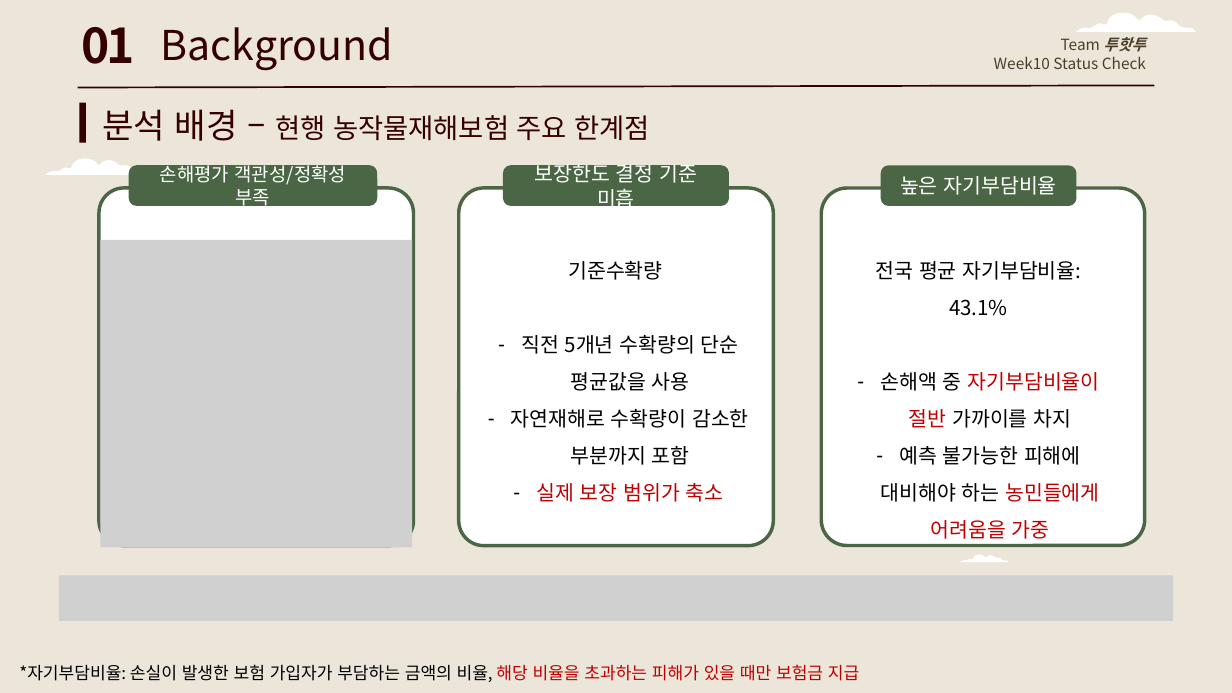
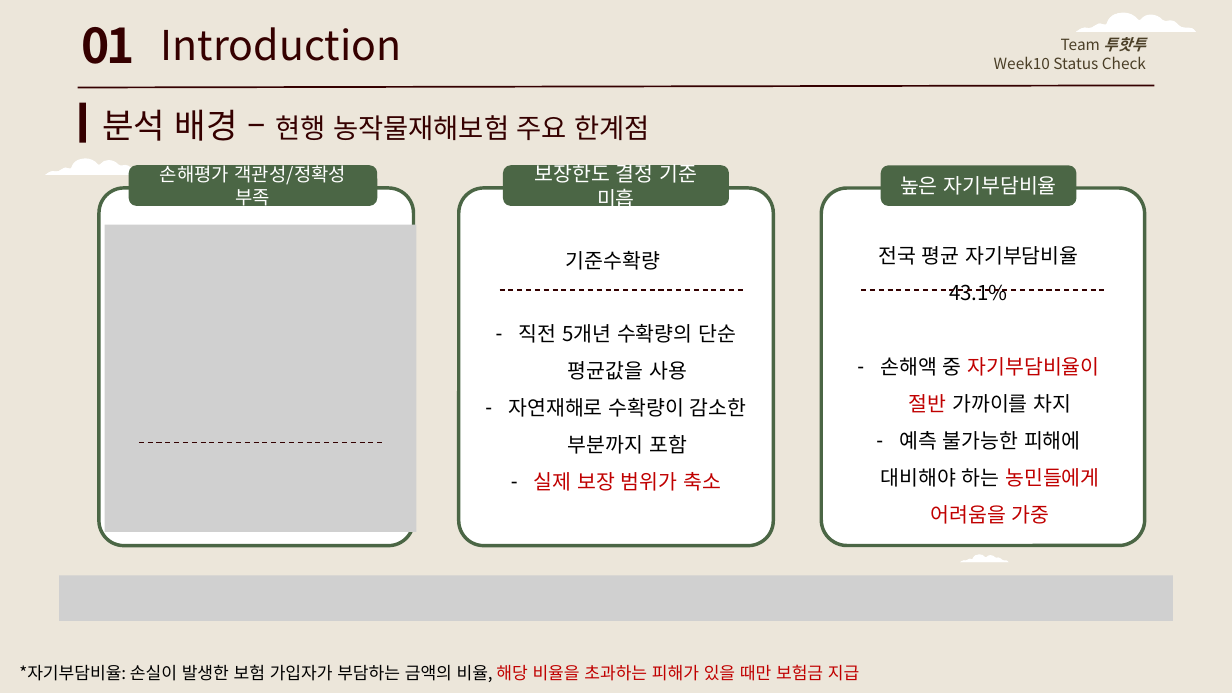
Before and after one commit to NamYoonJi/capstone-project-slides, a slide deck: slide 6 of week 12 mid progress report.pptx. Drawn at 1232x693 pixels with LibreOffice and Linux fonts; fonts in the diff are those of the drawing; grey boxes stand for pictures. Boxes give left, top, right and bottom in pixels: in the first picture for what was removed or moved away, otherwise in the second. Text is boxed around its words. In the diff, an @@ line names an element or a change of style, - is before the commit and + after.

```diff
--- a/week 12 mid progress report.pptx
+++ b/week 12 mid progress report.pptx
@@ text at (x1=161, y1=27, x2=402, y2=61): text changed @@
-Background
+Introduction
@@ picture moved from (x1=100, y1=240, x2=411, y2=548) to (x1=105, y1=224, x2=416, y2=532) @@
@@ text "기준수확량" moved from (x1=511, y1=261, x2=749, y2=502) to (x1=508, y1=251, x2=747, y2=491) @@
@@ text "전국 평균 자기부담비율 43.1%" moved from (x1=876, y1=261, x2=1100, y2=539) to (x1=878, y1=246, x2=1100, y2=524) @@
@@ text at (x1=878, y1=246, x2=1078, y2=301): text changed @@
-전국 평균 자기부담비율: 43.1%
+전국 평균 자기부담비율 43.1%
@@ line added from (500, 290) to (743, 290), #340000 0.75 pt dashed @@
@@ line added from (861, 290) to (1104, 290), #340000 0.75 pt dashed @@
@@ line added from (139, 442) to (382, 442), #340000 0.75 pt dashed @@
```
Also in this commit, not shown: 9 other slides changed, 2 slides added, 1 slide removed.
